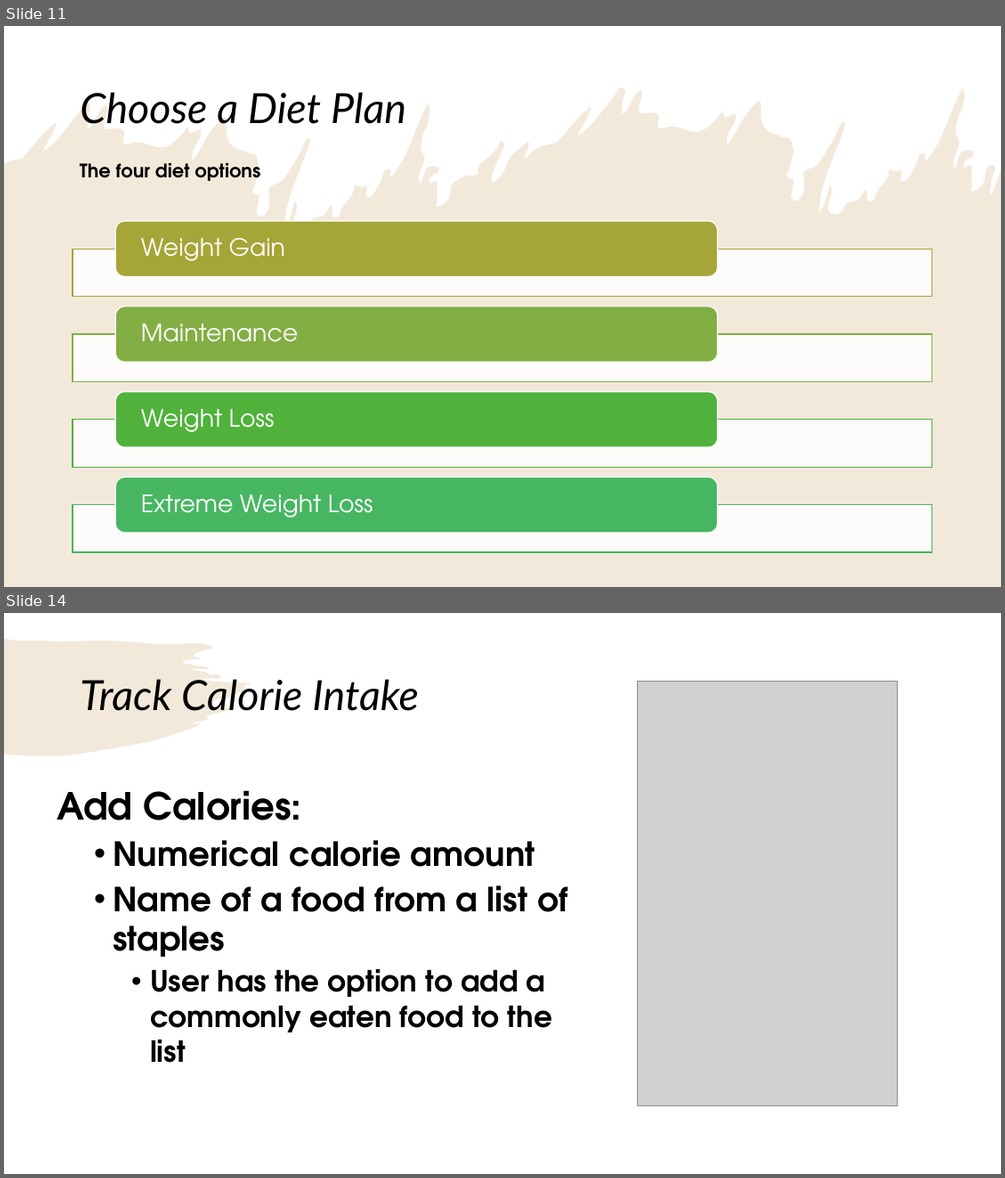
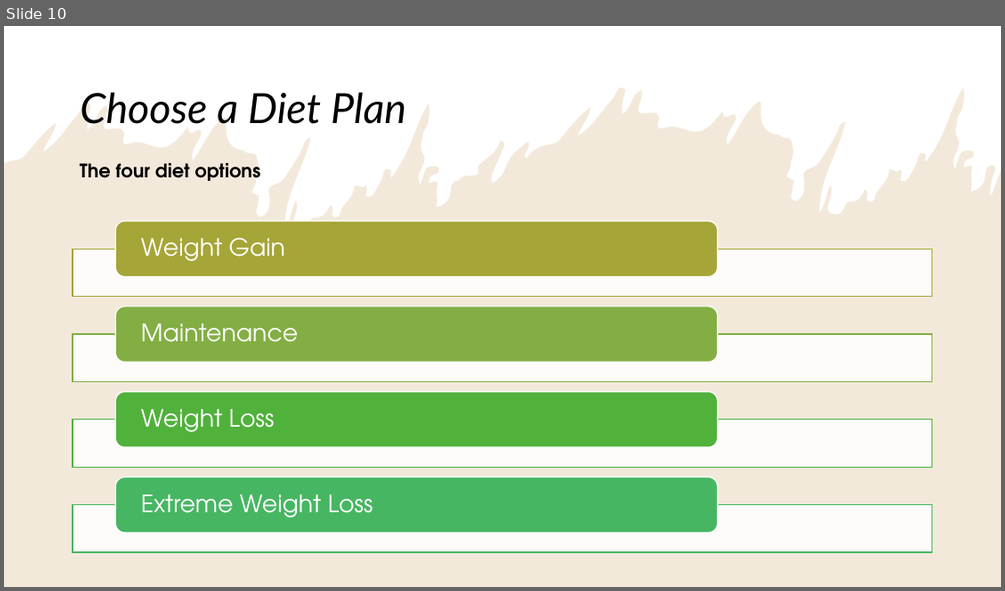
Before and after one commit to alizapeikes/CalorieCounter, a slide deck: About Calorie Counter.pptx. Shown one above the other, each under a label of ours: slides 11 and 14 before the commit, slide 10 after it; the slides between them are not shown. The pictures are 1005x1178 and 1005x591 pixels, drawn with LibreOffice and Linux fonts; fonts in the diff are those of the drawing; grey boxes stand for pictures. Boxes give left, top, right and bottom in pixels: in the first picture for what was removed or moved away, otherwise in the second. Text is boxed around its words. In the diff, an @@ line names an element or a change of style, - is before the commit and + after.

```diff
--- a/About Calorie Counter.pptx
+++ b/About Calorie Counter.pptx
@@ slide 14 removed at (x1=4, y1=613, x2=1001, y2=1174), background #FFFFFF; not listed: 1 template element that a slide beside it also shows @@
@@ title removed at (x1=80, y1=679, x2=419, y2=711) @@
-Track Calorie Intake
@@ picture removed at (x1=638, y1=681, x2=897, y2=1105) @@
@@ text removed at (x1=57, y1=790, x2=567, y2=1062) @@
-Add Calories:
-  • Numerical calorie amount
-  • Name of a food from a list of staples
-    • User has the option to add a commonly eaten food to the list
@@ what was slide 11 is now slide 10 @@
```
Also in this commit, not shown: 3 slides changed, 5 slides added, 2 other slides removed.
